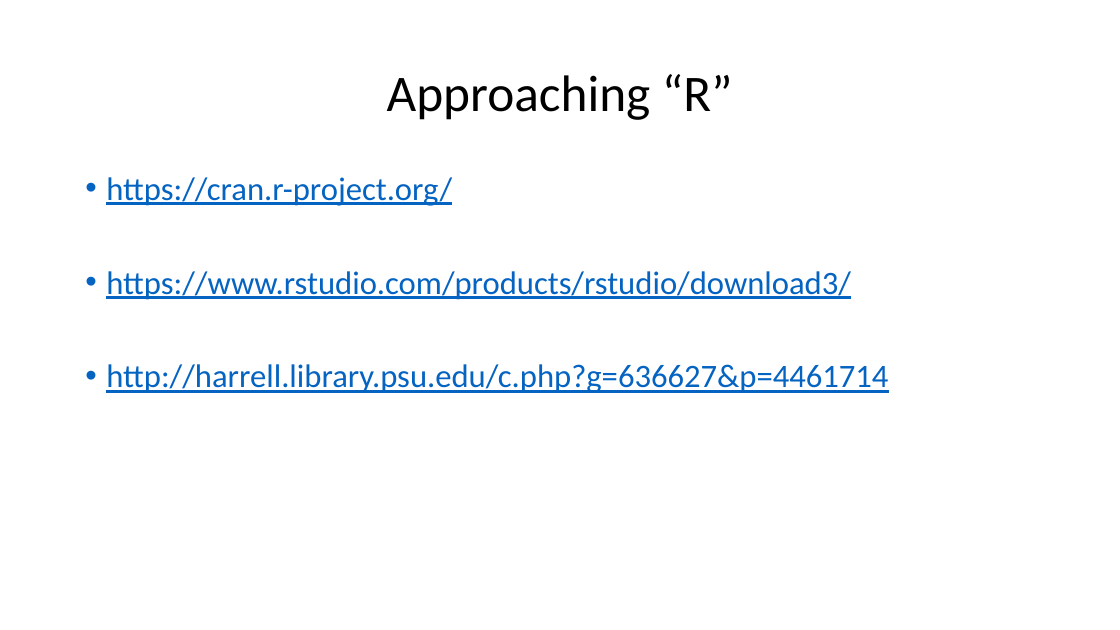
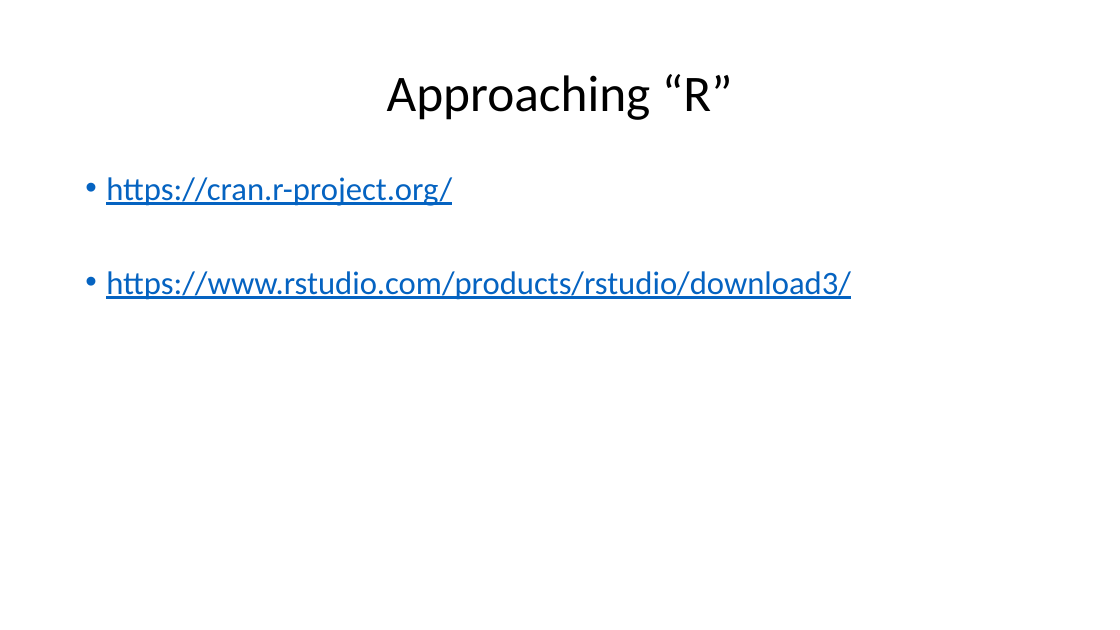
Before and after one commit to bdh5029/Rprojects, a slide deck: slide 5 of VisualizingR.pptx. Drawn at 1120x630 pixels with LibreOffice and Linux fonts; fonts in the diff are those of the drawing. Boxes give left, top, right and bottom in pixels: in the first picture for what was removed or moved away, otherwise in the second. Text is boxed around its words. In the diff, an @@ line names an element or a change of style, - is before the commit and + after.

```diff
--- a/VisualizingR.pptx
+++ b/VisualizingR.pptx
@@ text at box(106, 364, 888, 393): paragraph removed @@
-• http://harrell.library.psu.edu/c.php?g=636627&p=4461714
```
Also in this commit, not shown: 1 other slide changed, 11 slides added, 10 slides removed.
